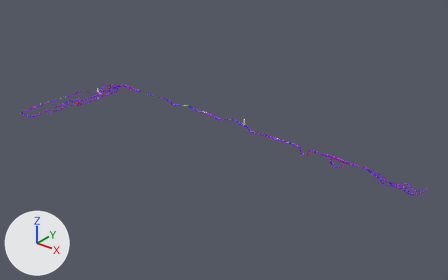
The Blender file Bumper Eninge V2/Assets/Other/Altitude Limit/Models/Tutorial Roads.blend, before and after one commit.
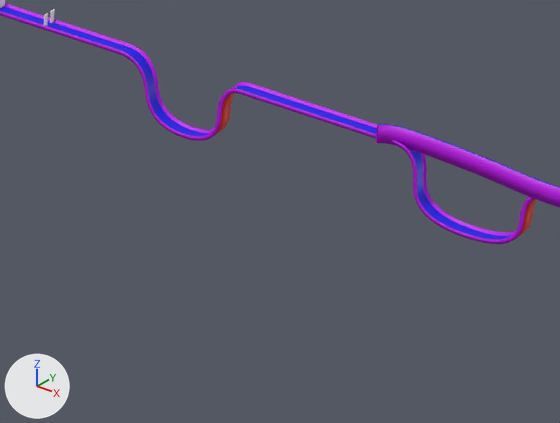
Each version is shown whole from a 50 mm lens placed at (8640.0, -8081.0, 4260.0), pointed at (3248.0, -1342.0, 81.0), then close up on the part from 63% to 77% of the width and 50% to 67% of the height. Every picture has the same lights, and +X, +Y and +Z are marked at lower left.
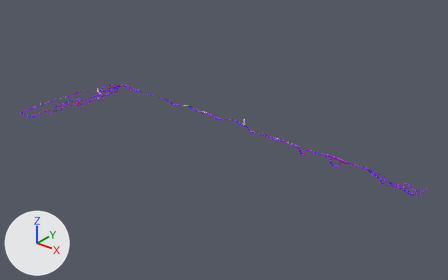
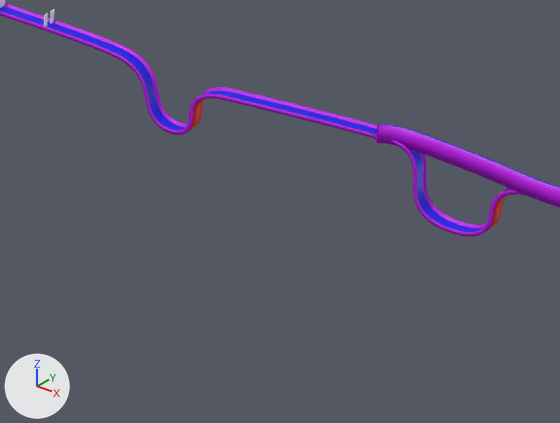
Where the change shows, as pixel boxes (x1, y1, x2, y2) in the close-ups (560 x 423 px):
'Cube.035', reshaped: before (0, 3, 559, 244); after (0, 3, 559, 237)

The change, as a list of edits to the scene's bpy script:
```text
Change cu_nurbspath_022:
    where _sp = cu_nurbspath_022.splines.new('NURBS'); _sp.points.add(14)
    remove _sp.points.foreach_set('co', [154.0, -6.391, 1.615, 1.0, 38.13, -6.391, -0.134, 1.0, -493.9, -5.994, 1.27, 1.0, -600.9, -5.994, 1.27, 1.0, -621.0, -5.993, -113.3, 1.0, -759.8, -5.993, -113.3, 1.0, -759.8, -5.993, 1.146, 1.0, -840.6, -5.993, 1.146, 1.0, -1058.0, -5.992, 1.146, 1.0, -1155.0, -5.992, 1.146, 1.0, -1155.0, -5.992, -122.7, 1.0, -1361.0, -5.992, -122.7, 1.0, -1361.0, -5.992, -6.993, 1.0, -1446.0, -5.991, -6.993, 1.0, -1582.0, -5.991, -6.993, 1.0])
    add _sp.points.foreach_set('co', [154.0, -6.391, 1.615, 1.0, 38.13, -6.391, -0.134, 1.0, -493.9, -5.994, 1.27, 1.0, -600.9, -5.994, -16.83, 1.0, -621.0, -5.993, -113.3, 1.0, -706.0, -5.993, -113.3, 1.0, -700.8, -5.993, -24.86, 1.0, -840.6, -5.993, -13.49, 1.0, -1058.0, -5.992, 1.146, 1.0, -1155.0, -5.992, 1.146, 1.0, -1155.0, -5.992, -122.7, 1.0, -1303.0, -5.992, -122.7, 1.0, -1303.0, -5.992, -15.7, 1.0, -1446.0, -5.991, -6.993, 1.0, -1582.0, -5.991, -6.993, 1.0])
```
